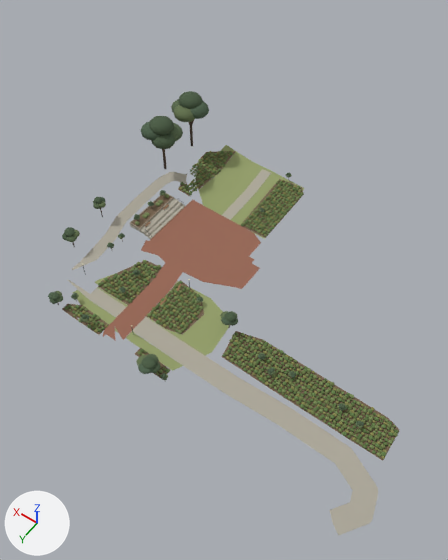
Renders of the glTF model apps/web-preview/public/scene/kendall-plaza-landscape-review/site.glb from each side of a commit.
One viewpoint serves both versions: a 50 mm lens placed at (-689.0, -337.2, 114.4), pointed at (-638.9, -407.4, 4.1). The axes (+X, +Y, +Z) are drawn at lower left. The lights are the same throughout. The older version comes first. Where no turn or scale is listed for an object, it has been applied to the vertices. Vertices at exactly the same position are counted once.

Script lines for the objects in view, before the commit:
```python
me_kendall_plaza_paving = bpy.data.meshes.new('kendall-plaza-paving')
me_kendall_plaza_paving.from_pydata(...)  # 3759 vertices, 6096 faces; spans x -690.3..-609.9, y -440.0..-373.2, z 4.9..9.9
me_kendall_plaza_paving.materials.append(mat_material_0)
me_kendall_plaza_planting = bpy.data.meshes.new('kendall-plaza-planting')
me_kendall_plaza_planting.from_pydata(...)  # 56784 vertices, 107960 faces; spans x -687.1..-604.4, y -440.2..-376.0, z 4.9..25.2
me_kendall_plaza_planting.materials.append(mat_material_0)
ob_kendall_plaza_paving = bpy.data.objects.new('kendall-plaza-paving', me_kendall_plaza_paving)
ob_kendall_plaza_paving.location = (0.0, 0.0, 0.0)
ob_kendall_plaza_planting = bpy.data.objects.new('kendall-plaza-planting', me_kendall_plaza_planting)
ob_kendall_plaza_planting.location = (0.0, 0.0, 0.0)
```
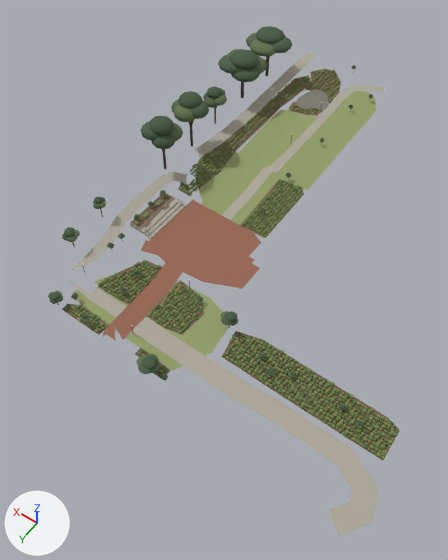
What differs and where, as boxes (x1, y1, x2, y2) in the pictures (448 x 560 px):
'kendall-plaza-paving', reshaped (24% taller)
    before: (62, 145, 400, 535)
    after: (62, 52, 400, 535)
'kendall-plaza-planting', reshaped (18% taller)
    before: (48, 91, 399, 459)
    after: (48, 26, 399, 459)
part 1 of me_kendall_plaza_paving, added
    after: (194, 52, 317, 158)
part 2 of me_kendall_plaza_paving, added
    after: (288, 102, 323, 116)
part 3 of me_kendall_plaza_paving, built on (green)
    after: (211, 69, 384, 190)
part 4 of me_kendall_plaza_planting, added (green)
    after: (203, 26, 354, 151)

Patch to the scene script:
```diff
--- a/apps/web-preview/public/scene/kendall-plaza-landscape-review/site.glb.py
+++ b/apps/web-preview/public/scene/kendall-plaza-landscape-review/site.glb.py
@@ me_kendall_plaza_paving @@
 # used by ob_kendall_plaza_paving; location = (0.0, 0.0, 0.0)
-me_kendall_plaza_paving.from_pydata(...)  # 3759 vertices, 6096 faces; spans x -690.3..-609.9, y -440.0..-373.2, z 4.9..9.9
+me_kendall_plaza_paving.from_pydata(...)  # 6546 vertices, 10546 faces; spans x -690.3..-609.9, y -486.1..-373.2, z 4.9..11.9
+# me_kendall_plaza_paving part 1: a new loose piece of 447 vertices spanning x -616.3..-610.9, y -486.1..-431.7, z 9.7..11.9, in mat_material_0
+# me_kendall_plaza_paving part 2: a new loose piece of 71 vertices spanning x -629.4..-621.0, y -467.4..-461.7, z 9.5..10.0, in mat_material_0
+# me_kendall_plaza_paving part 3: 1 vertex moved within x -629.7, y -439.0, z 8.5; 2043 vertices added at x -641.1..-614.5, y -485.7..-435.6, z 8.0..11.3
+# other edits to the shape of me_kendall_plaza_paving do not show in these pictures
 me_kendall_plaza_paving.materials.append(mat_material_0)
@@ me_kendall_plaza_planting @@
 # used by ob_kendall_plaza_planting; location = (0.0, 0.0, 0.0)
-me_kendall_plaza_planting.from_pydata(...)  # 56784 vertices, 107960 faces; spans x -687.1..-604.4, y -440.2..-376.0, z 4.9..25.2
+me_kendall_plaza_planting.from_pydata(...)  # 67704 vertices, 128704 faces; spans x -687.1..-602.3, y -486.4..-376.0, z 4.9..25.2
+# me_kendall_plaza_planting part 4: 9660 vertices added at x -628.5..-602.3, y -486.4..-436.8, z 9.3..24.6
+# other edits to the shape of me_kendall_plaza_planting do not show in these pictures
 me_kendall_plaza_planting.materials.append(mat_material_0)
```
